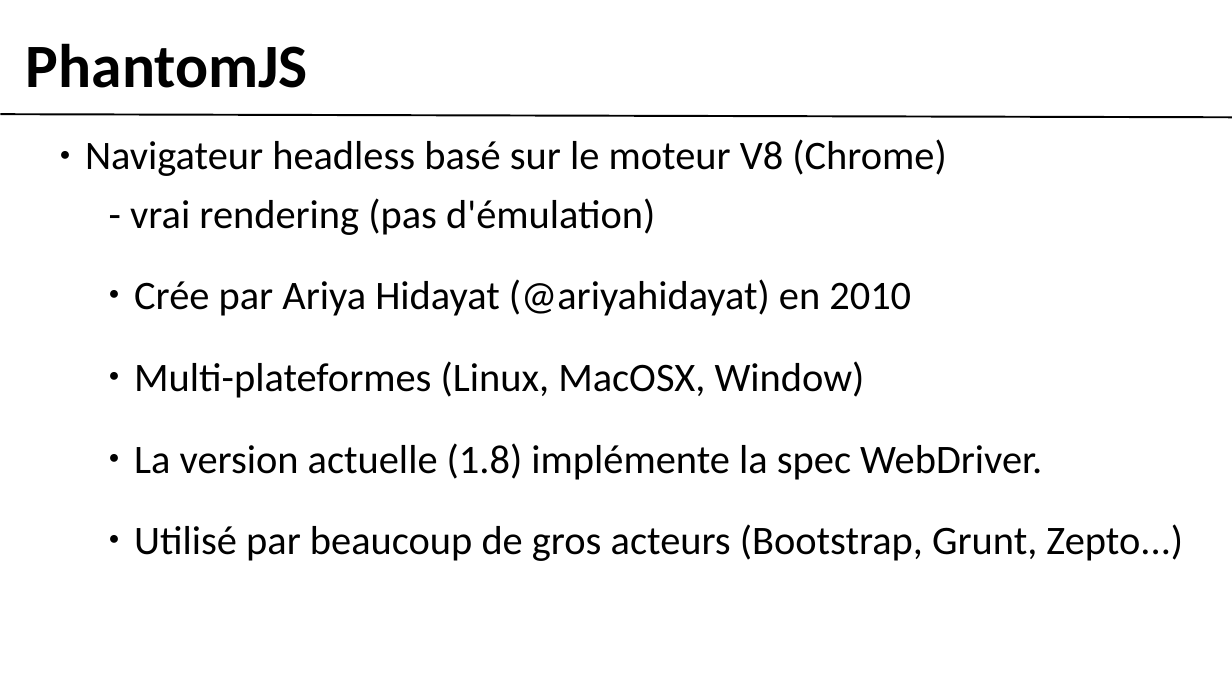
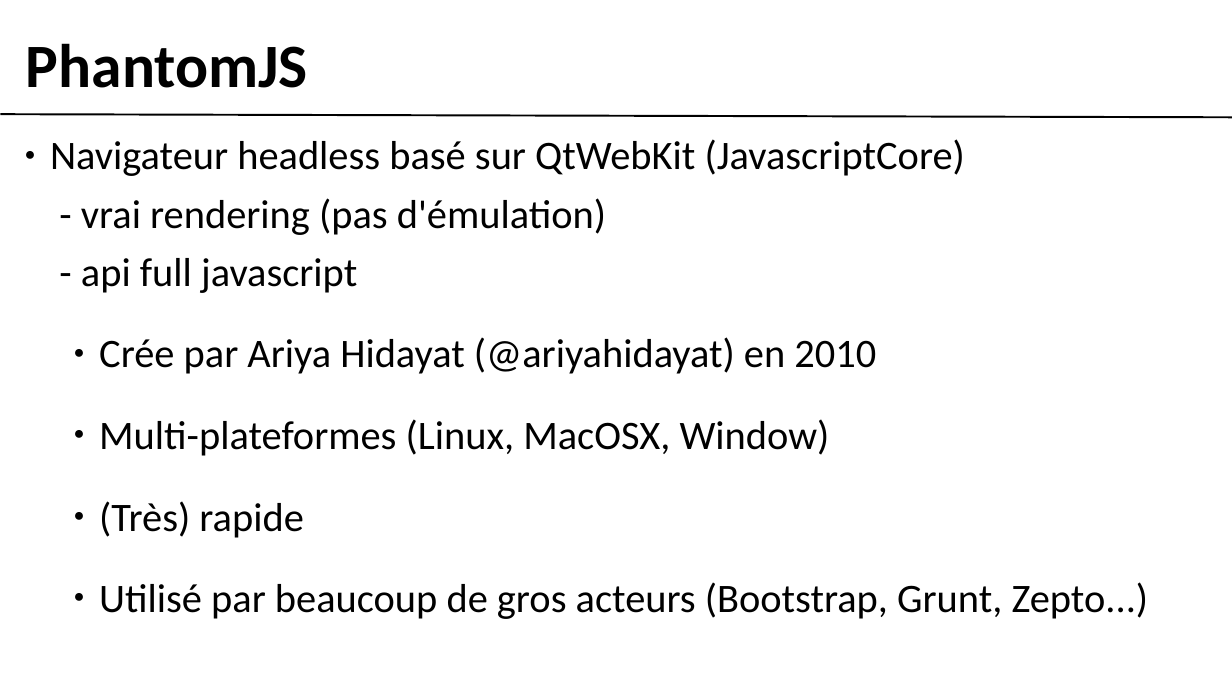
Before and after one commit to gobengo/devoxx-panorama-js-testing, a slide deck: slide 2 of doc/phantom_part.ppt. Drawn at 1232x693 pixels with LibreOffice and Linux fonts; fonts in the diff are those of the drawing; background and template pictures are left out. Boxes give left, top, right and bottom in pixels: in the first picture for what was removed or moved away, otherwise in the second. Text is boxed around its words. In the diff, an @@ line names an element or a change of style, - is before the commit and + after.

```diff
--- a/doc/phantom_part.ppt
+++ b/doc/phantom_part.ppt
@@ text "Navigateur headless basé sur QtWebKit ...": place and size @@
-text "Navigateur headless basé sur QtWebKit ..." at (85, 139, 1183, 561)
+text "Navigateur headless basé sur QtWebKit ..." at (50, 139, 1149, 619)
@@ text at (50, 139, 965, 176): text changed @@
-● Navigateur headless basé sur le moteur V8 (Chrome)
+● Navigateur headless basé sur QtWebKit (JavascriptCore)
@@ text at (81, 198, 1149, 619): list level 3 to 2 in "- vrai rendering (pas d'émulation)" @@
@@ text at (81, 258, 357, 293): paragraph added @@
+  - api full javascript
@@ text at (99, 501, 303, 538): text changed @@
-● La version actuelle (1.8) implémente la spec WebDriver.
+● (Très) rapide
```
Also in this commit, not shown: 3 other slides changed, 5 slides added, 3 slides removed, 1 other file.
